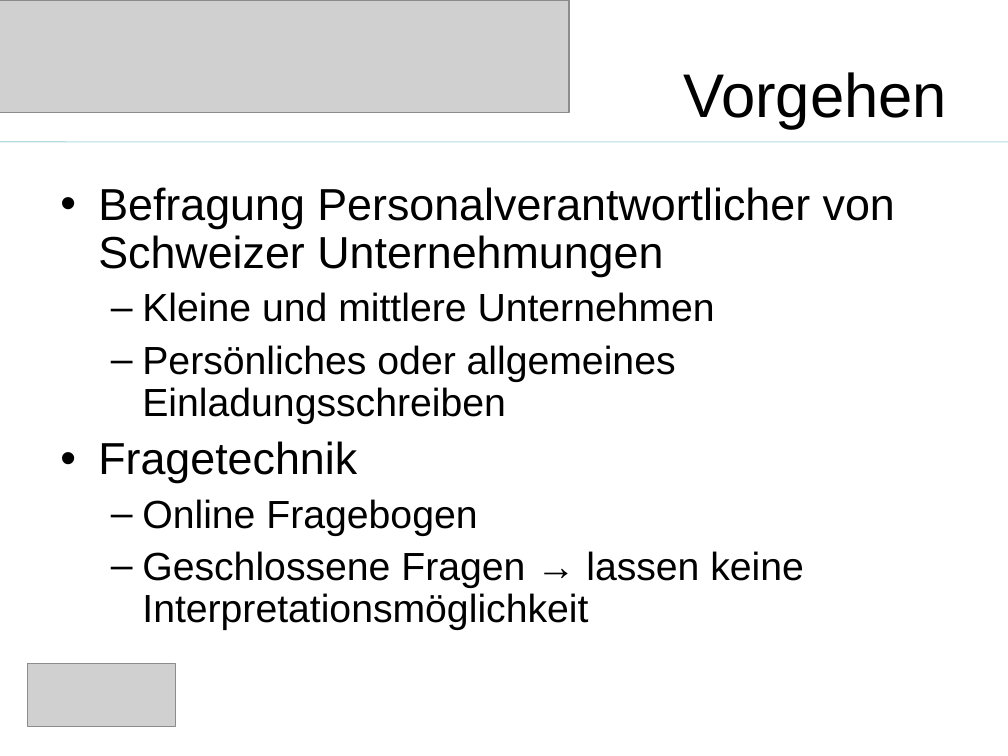
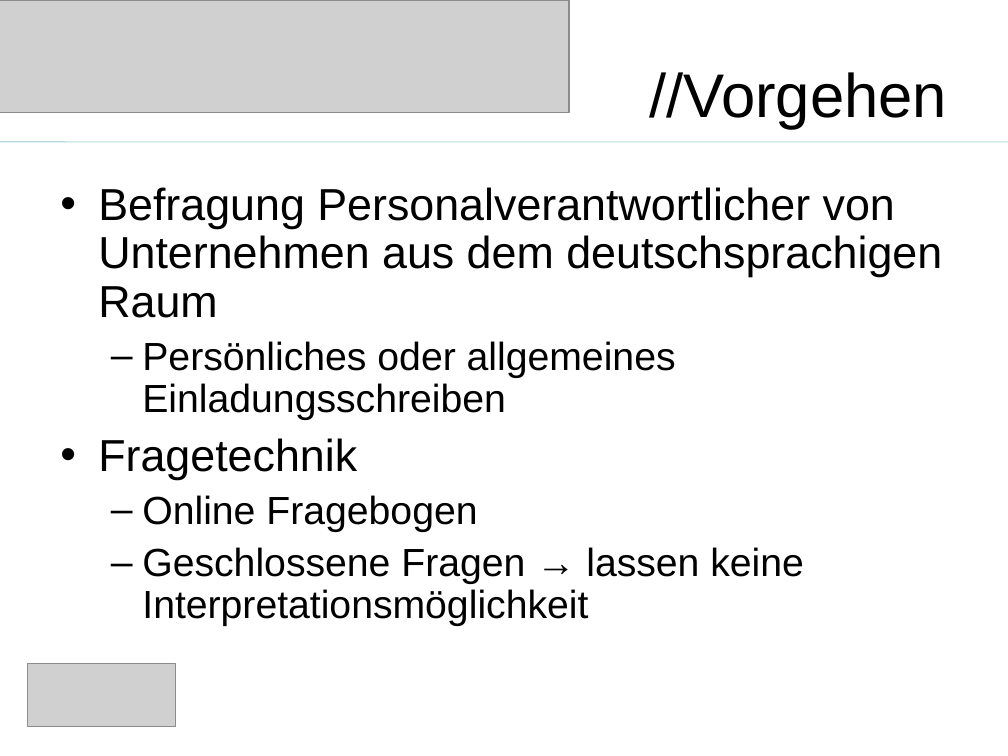
Before and after one commit to saw303/masterstudy, a slide deck: slide 13 of disposition/Präsentation.ppt (slide 10 before the commit). Drawn at 1008x756 pixels with LibreOffice and Linux fonts; fonts in the diff are those of the drawing; grey boxes stand for pictures. Boxes give left, top, right and bottom in pixels: in the first picture for what was removed or moved away, otherwise in the second. Text is boxed around its words. In the diff, an @@ line names an element or a change of style, - is before the commit and + after.

```diff
--- a/disposition/Präsentation.ppt
+++ b/disposition/Präsentation.ppt
@@ title at (649,72,947,129): text changed @@
-Vorgehen
+//Vorgehen
@@ text at (98,187,942,318): text changed @@
-• Befragung Personalverantwortlicher von Schweizer Unternehmungen
-  – Kleine und mittlere Unternehmen
+• Befragung Personalverantwortlicher von Unternehmen aus dem deutschsprachigen Raum
```
Also in this commit, not shown: 9 other slides changed, 8 slides added, 5 slides removed, 1 other file.
